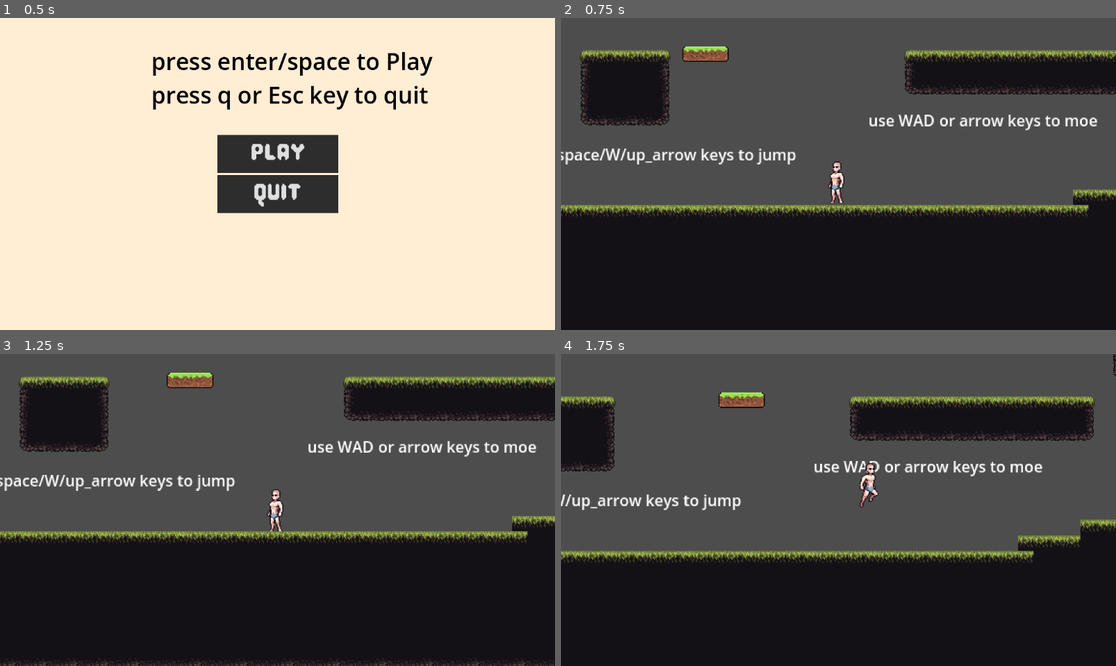
Above: before the commit, frames 1-4 (two rows, left to right).
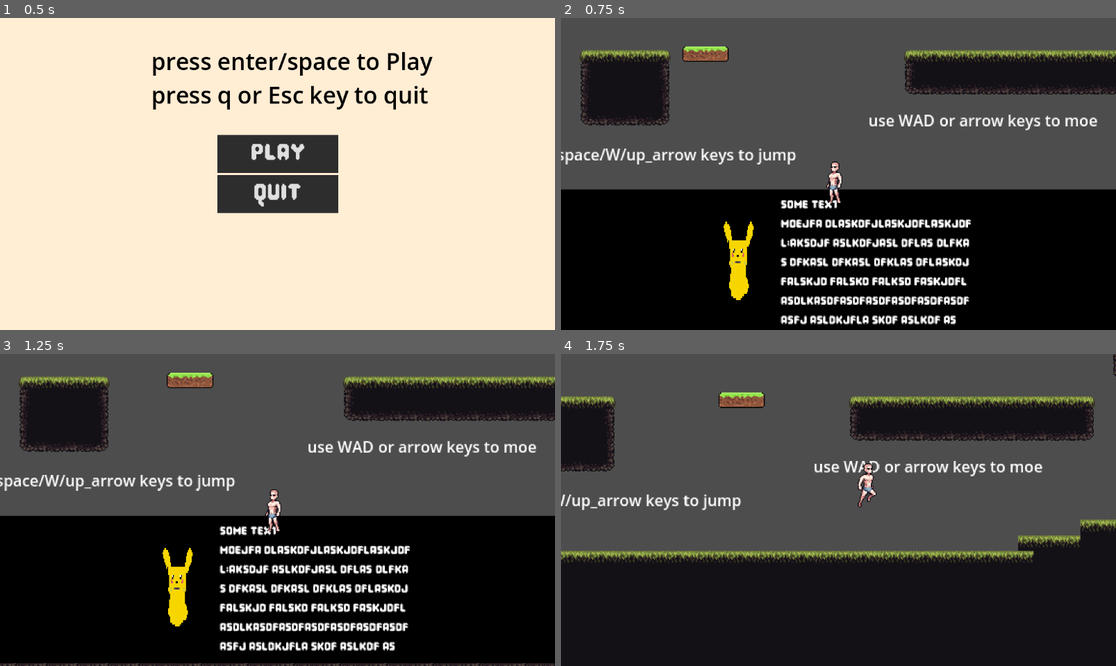
Above: after the commit, the same moments.

Repository: ThePikachuDev/pokemon_pikachu
Game: Godot game, scene res://scenes/windowUI.tscn
The game is run twice, just before and just after one commit, with the same random seed, the same clock (stepped at 60 frames per second) and the same inputs.
Inputs (mouse positions are in pixels of both pictures, inside the frame that each line leads up to):
- Up to frame 1 (0.5 s): no input
- Up to frame 2 (0.75 s): click "Play" at 0.5 s
- Up to frame 3 (1.25 s): no input
- Up to frame 4 (1.75 s): tap Enter (enter) at 1.25, 1.55 s; move the mouse to (960, 494) at 1.27 s; hold D (right) from 1.28 s (still down); hold Shift (dialogue) from 1.28 s (still down); click (960, 494) at 1.42 s; tap Space (jump) at 1.52 s

Frame 1 is identical in both runs. In frame 2, 13% of the frame differs, in the area x 0-100%, y 45-99%; in frame 3, 13%, in the area x 0-100%, y 43-100%; in frame 4, 0.3%.

Commit message:
started making a new dialogue system for my game

Diff:
--- /dev/null
+++ b/my_dialogue_Box.gd
@@ -0,0 +1,58 @@
+extends Control
+
+var dialog_image: TextureRect = null
+var dialog_label: Label = null
+var panel: PanelContainer = null
+var is_going_brrr: bool = false
+var can_run_next_dialog: bool = false
+var is_next_dialog: bool = false
+
+# Example: in Main.gd or a singleton
+func _input(event):
+	if event is InputEventMouseButton and event.pressed and event.button_index == MOUSE_BUTTON_LEFT:
+		if is_going_brrr:
+			is_going_brrr = false
+		elif is_next_dialog:
+			can_run_next_dialog = true
+		else:
+			close_dialog()
+
+func close_dialog():
+	panel.hide()
+
+func send_dialog(text, pfp):
+
+	dialog_image.texture = pfp
+	is_going_brrr = true
+	var current_text: String = ""
+	for i in range(len(text)):
+		while current_text.ends_with("\u3000"):
+			current_text = current_text.substr(0, current_text.length() - 1)
+		var c = text[i]
+		current_text += c
+		while i < len(text)-1 and text[i] != " " and text[i+1] != " ":
+			i += 2
+			current_text += "\u3000"
+
+		dialog_label.text = current_text
+		await get_tree().create_timer(0.02).timeout
+		if not is_going_brrr:
+			dialog_label.text = text
+			break
+	is_going_brrr = false
+
+func send_multiple_dialogs(texts: Array, pfp):
+	for i in range(len(texts)):
+		var text = texts[i]
+		if i < len(texts) - 1:
+			is_next_dialog = true
+		else:
+			is_next_dialog = false
+		await send_dialog(text, pfp)
+		while not can_run_next_dialog:
+			await get_tree().create_timer(0.02).timeout
+
+func _ready():
+	dialog_image = $PanelContainer/MarginContainer/HBoxContainer/TextureRect
+	dialog_label = $PanelContainer/MarginContainer/HBoxContainer/Label
+	panel = $PanelContainer
--- a/scenes/kill_zone_below_world.gd
+++ b/scenes/kill_zone_below_world.gd
@@ -1,11 +1 @@
 extends Area2D
-
-
-# Called when the node enters the scene tree for the first time.
-func _ready() -> void:
-	pass # Replace with function body.
-
-
-# Called every frame. 'delta' is the elapsed time since the previous frame.
-func _process(delta: float) -> void:
-	pass
--- a/scenes/main.tscn
+++ b/scenes/main.tscn
@@ -9,6 +9,7 @@
 [ext_resource type="Script" uid="uid://blgi481am80eg" path="res://scenes/kill_zone_below_world.gd" id="6_tipki"]
 [ext_resource type="Texture2D" uid="uid://gel3awam3abd" path="res://assets/my aesprite assets/questionalabe_side_pikachu.png" id="8_tipki"]
 [ext_resource type="Texture2D" uid="uid://blxti38fxxw0p" path="res://assets/my aesprite assets/questionable_pikachu.png" id="9_85g3d"]
+[ext_resource type="PackedScene" uid="uid://d02r3mredhtd0" path="res://scenes/my_dialogue_box.tscn" id="10_choun"]
 
 [sub_resource type="TileSetAtlasSource" id="TileSetAtlasSource_tefeu"]
 texture = ExtResource("4_tbgi4")
@@ -828,6 +829,21 @@
 &"move2": SubResource("Animation_tipki")
 }
 
+[sub_resource type="Animation" id="Animation_choun"]
+length = 0.001
+tracks/0/type = "value"
+tracks/0/imported = false
+tracks/0/enabled = true
+tracks/0/path = NodePath(".:position")
+tracks/0/interp = 1
+tracks/0/loop_wrap = true
+tracks/0/keys = {
+"times": PackedFloat32Array(0),
+"transitions": PackedFloat32Array(1),
+"update": 0,
+"values": [Vector2(-134, -153)]
+}
+
 [sub_resource type="Animation" id="Animation_85g3d"]
 resource_name = "move2"
 length = 2.0
@@ -845,21 +861,6 @@
 "values": [Vector2(-134, -153), Vector2(54, -153)]
 }
 
-[sub_resource type="Animation" id="Animation_choun"]
-length = 0.001
-tracks/0/type = "value"
-tracks/0/imported = false
-tracks/0/enabled = true
-tracks/0/path = NodePath(".:position")
-tracks/0/interp = 1
-tracks/0/loop_wrap = true
-tracks/0/keys = {
-"times": PackedFloat32Array(0),
-"transitions": PackedFloat32Array(1),
-"update": 0,
-"values": [Vector2(-134, -153)]
-}
-
 [sub_resource type="AnimationLibrary" id="AnimationLibrary_ya4ey"]
 _data = {
 &"RESET": SubResource("Animation_choun"),
@@ -916,59 +917,61 @@
 }
 autoplay = "move2"
 
-[node name="Label" type="Label" parent="."]
+[node name="labels" type="Node" parent="."]
+
+[node name="Label" type="Label" parent="labels"]
 offset_left = 365.0
 offset_top = -504.0
 offset_right = 1058.0
 offset_bottom = -481.0
 text = "for now , it is just a prototype game with placeholder text , it'll get amazing in next ship fs."
 
-[node name="Label2" type="Label" parent="."]
+[node name="Label2" type="Label" parent="labels"]
 offset_left = 47.0
 offset_top = -96.0
 offset_right = 435.0
 offset_bottom = -63.0
 text = "use WAD or arrow keys to moe "
 
-[node name="Label3" type="Label" parent="."]
+[node name="Label3" type="Label" parent="labels"]
 offset_left = -307.0
 offset_top = -61.0
 offset_right = -17.0
 offset_bottom = -28.0
 text = "use space/W/up_arrow keys to jump "
 
-[node name="Label4" type="Label" parent="."]
+[node name="Label4" type="Label" parent="labels"]
 offset_left = -1352.0
 offset_top = -364.0
 offset_right = -1092.0
-offset_bottom = -329.0
+offset_bottom = -289.0
 text = "sorry you can't go far after this ; )
 
 Explore the world on right side."
 
-[node name="QuestionalabeSidePikachu" type="Sprite2D" parent="."]
+[node name="QuestionalabeSidePikachu" type="Sprite2D" parent="labels"]
 position = Vector2(100, -640)
 texture = ExtResource("8_tipki")
 
-[node name="Label5" type="Label" parent="."]
+[node name="Label5" type="Label" parent="labels"]
 offset_left = -119.0
 offset_top = -692.0
 offset_right = 327.0
 offset_bottom = -669.0
 text = "congrats ! you just found my pikachu ( drawn by me btw ) "
 
-[node name="Label6" type="Label" parent="."]
+[node name="Label6" type="Label" parent="labels"]
 offset_left = -855.0
 offset_top = -1107.0
 offset_right = -364.0
 offset_bottom = -1084.0
 text = "You are still playing ?? there's a surprise for you on top xD TT : ) "
 
-[node name="QuestionablePikachu" type="Sprite2D" parent="."]
+[node name="QuestionablePikachu" type="Sprite2D" parent="labels"]
 position = Vector2(-1372, -1464)
 texture = ExtResource("9_85g3d")
 
-[node name="Label7" type="Label" parent="."]
+[node name="Label7" type="Label" parent="labels"]
 offset_left = -1335.0
 offset_top = -1543.0
 offset_right = -879.0
@@ -977,4 +980,9 @@
 
 thats pretty much the prototype for now TT"
 
+[node name="Control" parent="." instance=ExtResource("10_choun")]
+offset_left = -273.0
+offset_right = 312.0
+offset_bottom = 127.0
+
 [connection signal="body_entered" from="killZoneBelowWorld" to="." method="_on_kill_zone_below_world_body_entered"]
--- /dev/null
+++ b/scenes/my_dialogue_box.tscn
@@ -0,0 +1,56 @@
+[gd_scene load_steps=6 format=3 uid="uid://d02r3mredhtd0"]
+
+[ext_resource type="Script" uid="uid://bw7ndorc6h77g" path="res://my_dialogue_Box.gd" id="1_q80h1"]
+[ext_resource type="FontFile" uid="uid://cysqx60p2slth" path="res://assets/fonts/Pixel Game.otf" id="2_4ipiv"]
+[ext_resource type="Texture2D" uid="uid://blxti38fxxw0p" path="res://assets/my aesprite assets/questionable_pikachu.png" id="2_4ns3n"]
+
+[sub_resource type="StyleBoxFlat" id="StyleBoxFlat_q80h1"]
+bg_color = Color(0, 0, 0, 1)
+
+[sub_resource type="LabelSettings" id="LabelSettings_4ns3n"]
+
+[node name="Control" type="Control"]
+layout_mode = 3
+anchors_preset = 15
+anchor_right = 1.0
+anchor_bottom = 1.0
+grow_horizontal = 2
+grow_vertical = 2
+script = ExtResource("1_q80h1")
+
+[node name="PanelContainer" type="PanelContainer" parent="."]
+layout_mode = 1
+anchors_preset = 15
+anchor_right = 1.0
+anchor_bottom = 1.0
+grow_horizontal = 2
+grow_vertical = 2
+theme_override_styles/panel = SubResource("StyleBoxFlat_q80h1")
+
+[node name="MarginContainer" type="MarginContainer" parent="PanelContainer"]
+layout_mode = 2
+theme_override_constants/margin_left = 8
+theme_override_constants/margin_top = 8
+theme_override_constants/margin_right = 8
+theme_override_constants/margin_bottom = 8
+
+[node name="HBoxContainer" type="HBoxContainer" parent="PanelContainer/MarginContainer"]
+layout_mode = 2
+size_flags_horizontal = 4
+size_flags_vertical = 0
+size_flags_stretch_ratio = 2.78
+theme_override_constants/separation = 10
+
+[node name="TextureRect" type="TextureRect" parent="PanelContainer/MarginContainer/HBoxContainer"]
+layout_mode = 2
+texture = ExtResource("2_4ns3n")
+
+[node name="Label" type="Label" parent="PanelContainer/MarginContainer/HBoxContainer"]
+custom_minimum_size = Vector2(200, 4.69)
+layout_mode = 2
+theme_override_fonts/font = ExtResource("2_4ipiv")
+theme_override_font_sizes/font_size = 24
+text = "some text
+moejfa dlaskdfjlaskjdflaskjdfl;aksdjf aslkdfjasl dflas dlfkas dfkasl dfkasl dfklas dflaskdj falskjd falskd falksd faskjdfl asdlkasdfasdfasdfasdfasdfasdfasfj asldkjfla skdf aslkdf as"
+label_settings = SubResource("LabelSettings_4ns3n")
+autowrap_mode = 1
--- a/scenes/player.tscn
+++ b/scenes/player.tscn
@@ -299,6 +299,7 @@
 texture = ExtResource("1_3vyb7")
 
 [node name="AnimatedSprite2D" type="AnimatedSprite2D" parent="."]
+position = Vector2(-2, 0)
 sprite_frames = SubResource("SpriteFrames_fulsm")
 animation = &"attack"
 autoplay = "idle"
--- a/scripts/main.gd
+++ b/scripts/main.gd
@@ -17,4 +17,4 @@
 
 
 func _on_kill_zone_below_world_body_entered(body: Node2D) -> void:
-	pass
+		get_tree().call_deferred("reload_current_scene")
Binary file added: assets/my aesprite assets/pikachu_v3.png
Not shown, added: assets/my aesprite assets/pikachu_v3.png.import
Binary file changed: assets/my aesprite assets/questionalabe_side_pikachu.png
Not shown, added: my_dialogue_Box.gd.uid
Not shown: 1 places in scenes/main.tscn that only renumber resources
